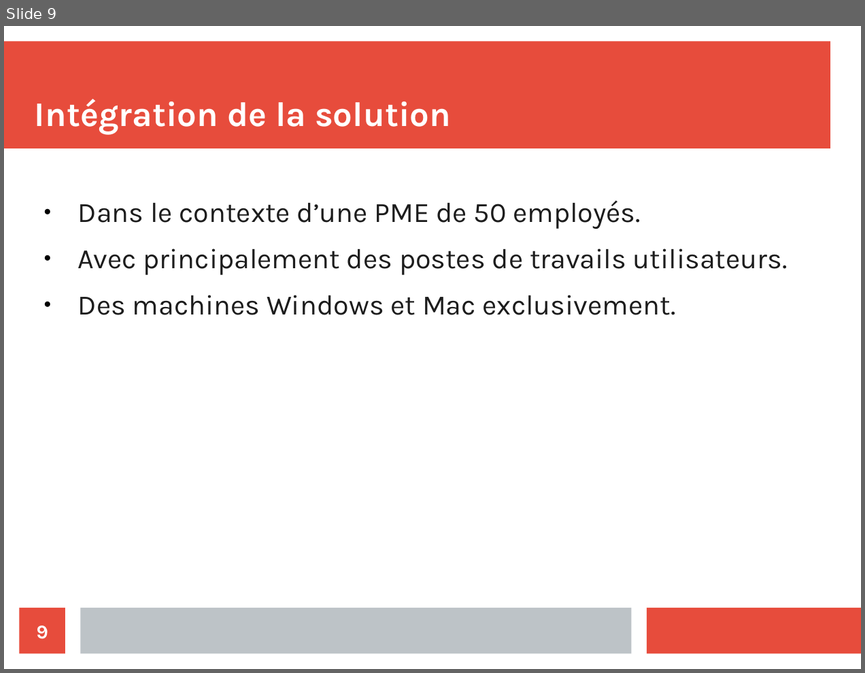
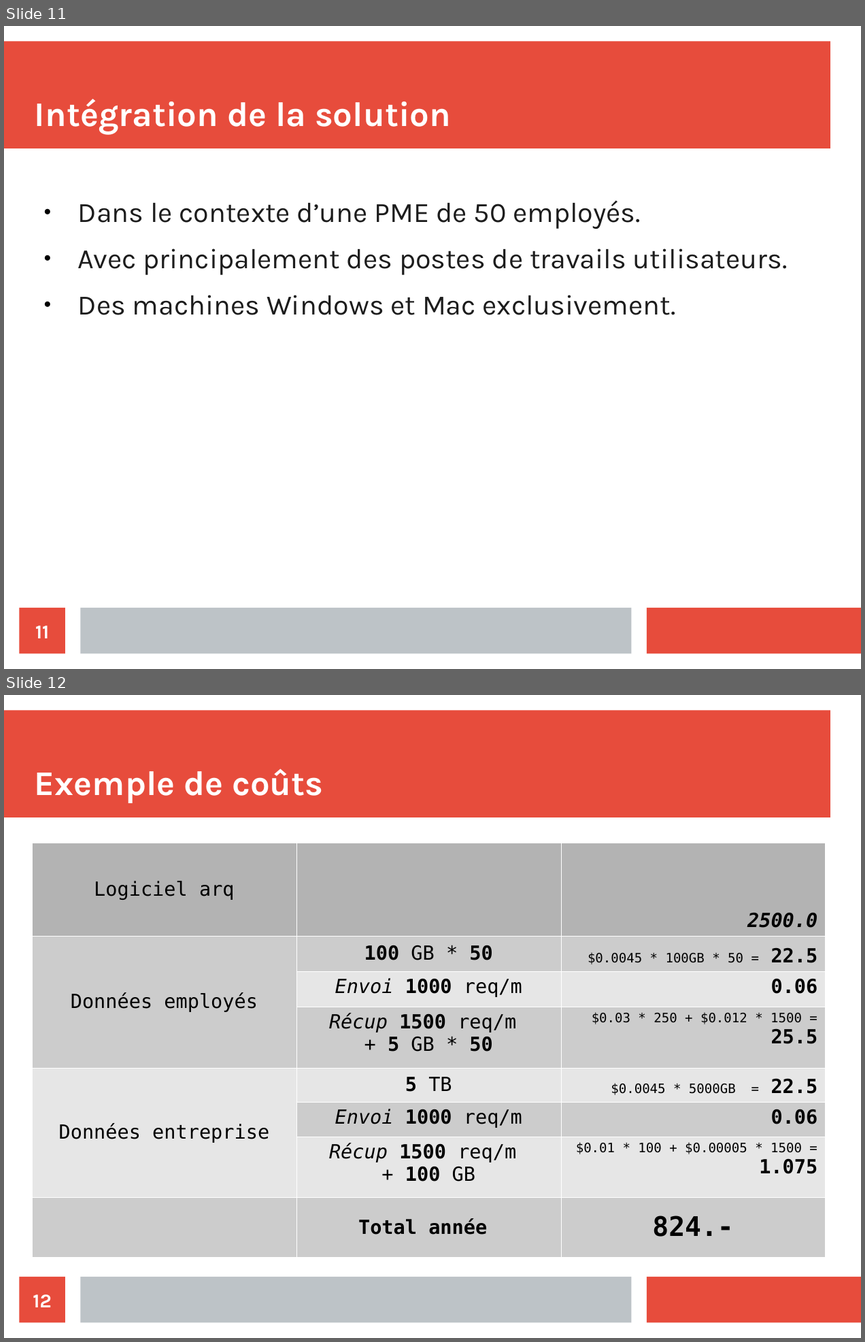
Before and after one commit to Nyahon/AIT, a slide deck: AIT_Amazon_Presentation.odp. Shown one above the other, each under a label of ours: slide 9 before the commit, slides 11 and 12 after it. The pictures are 865x673 and 865x1342 pixels, drawn with LibreOffice and Linux fonts; fonts in the diff are those of the drawing. Boxes give left, top, right and bottom in pixels: in the first picture for what was removed or moved away, otherwise in the second. Text is boxed around its words. In the diff, an @@ line names an element or a change of style, - is before the commit and + after.

```diff
--- a/AIT_Amazon_Presentation.odp
+++ b/AIT_Amazon_Presentation.odp
@@ slide 12 added at [4,695,861,1338], background #FFFFFF; not listed: 3 template elements that a slide beside it also shows @@
@@ title added at [35,768,323,803], 32 pt, text #FFFFFF, bold @@
+Exemple de coûts
@@ table added at [32,843,825,1257], 8 rows, 3 columns @@
+Logiciel arq |  | 2500.0
+Données employés | 100 GB * 50 | $0.0045 * 100GB * 50 = 22.5
+ | Envoi 1000 req/m | 0.06
+ | Récup 1500 req/m / + 5 GB * 50 | $0.03 * 250 + $0.012 * 1500 = 25.5
+Données entreprise | 5 TB | $0.0045 * 5000GB = 22.5
+ | Envoi 1000 req/m | 0.06
+ | Récup 1500 req/m / + 100 GB | $0.01 * 100 + $0.00005 * 1500 = 1.075
+ | Total année | 824.-
@@ page number added at [20,1276,65,1323], fill #E74C3C, 18 pt, text #FFFFFF, bold @@
+12
@@ what was slide 9 is now slide 11 @@
@@ page number at [35,625,49,638]: text changed @@
-9
+11
```
Also in this commit, not shown: 1 slide changed, 2 other slides added.
